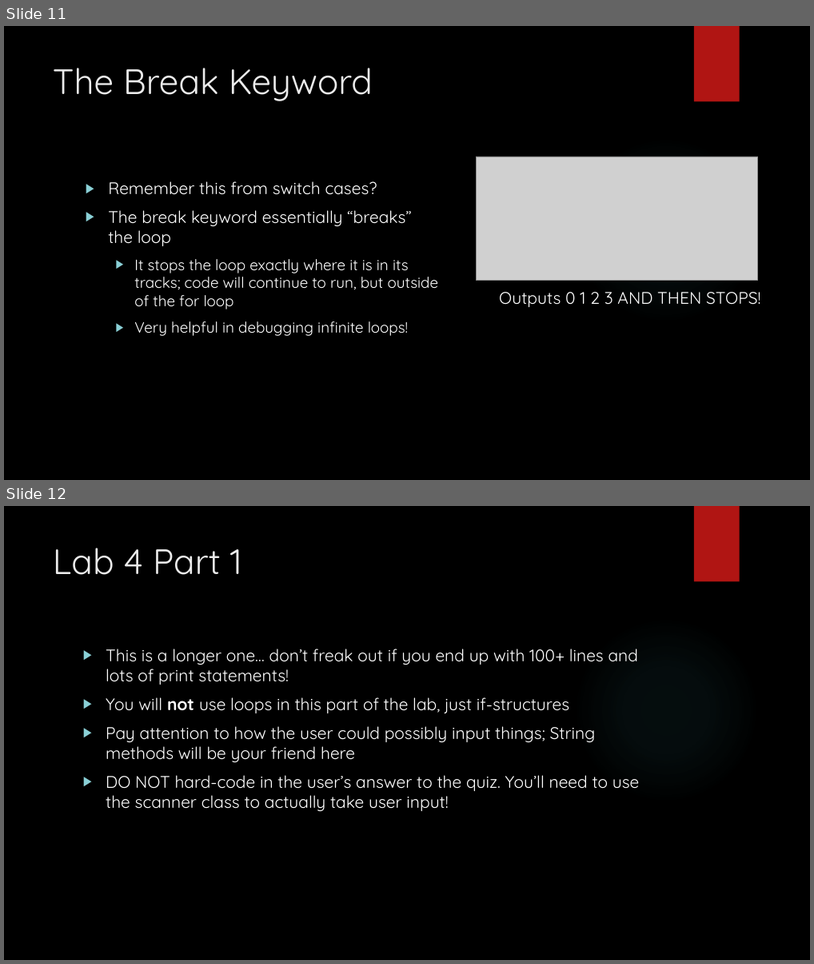
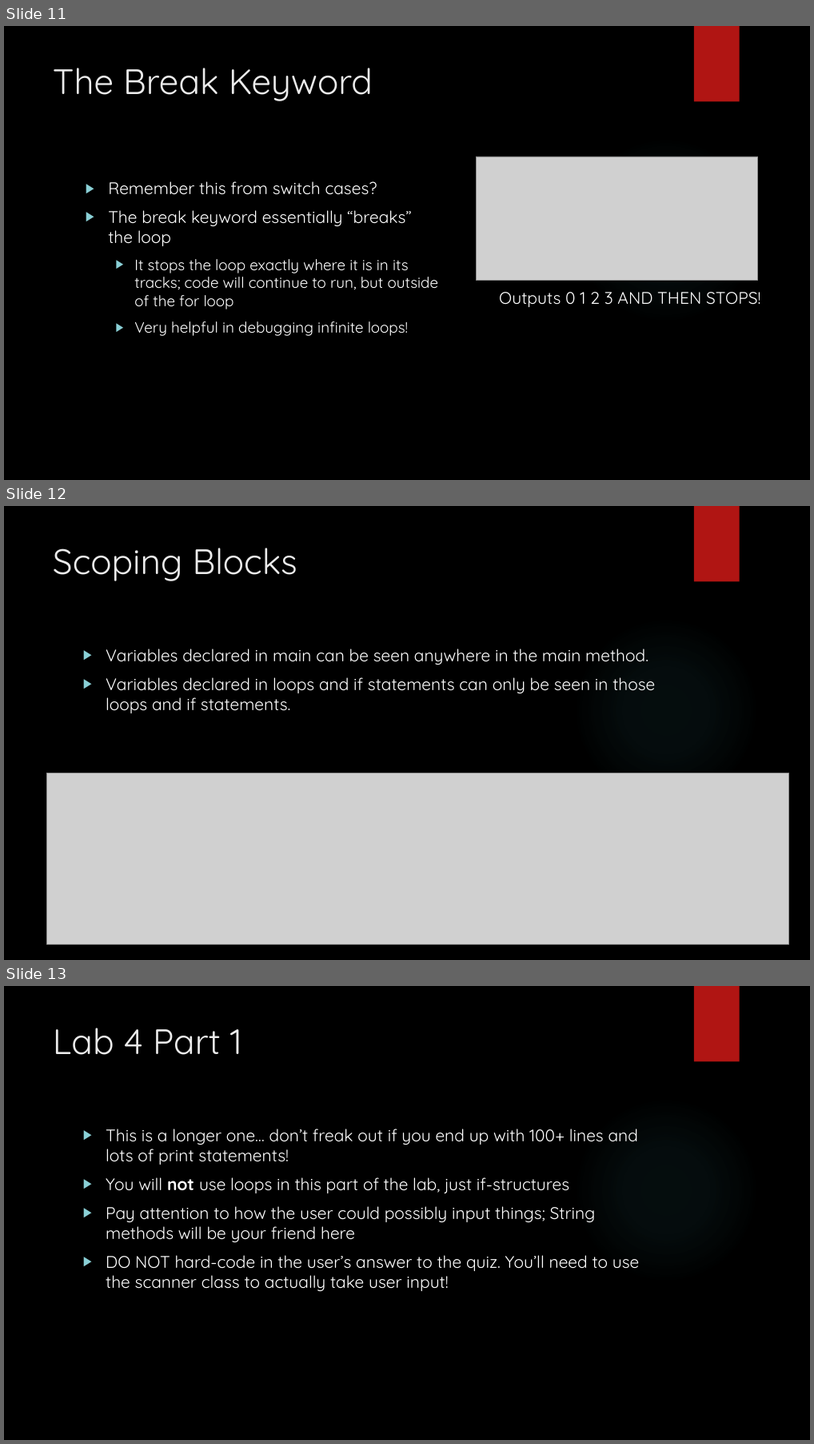
Before and after one commit to michaelbartlett17/cs7-recs, a slide deck: Slides/1007Recitation.pptx. Shown one above the other, each under a label of ours: slides 11 and 12 before the commit, slides 11, 12 and 13 after it. The pictures are 814x964 and 814x1444 pixels, drawn with LibreOffice and Linux fonts; fonts in the diff are those of the drawing; grey boxes stand for pictures; background and template pictures are left out. Boxes give left, top, right and bottom in pixels: in the first picture for what was removed or moved away, otherwise in the second. Text is boxed around its words. In the diff, an @@ line names an element or a change of style, - is before the commit and + after.

```diff
--- a/Slides/1007Recitation.pptx
+++ b/Slides/1007Recitation.pptx
@@ slide 12 added at (x1=4, y1=506, x2=810, y2=960), background picture (left out); not listed: 2 template elements that a slide beside it also shows @@
@@ title added at (x1=53, y1=548, x2=298, y2=581), 42 pt, text #EBEBEB @@
+Scoping Blocks
@@ text added at (x1=106, y1=648, x2=655, y2=713), 20 pt, text #FFFFFF @@
+▶ Variables declared in main can be seen anywhere in the main method.
+▶ Variables declared in loops and if statements can only be seen in those loops and if statements.
@@ picture added at (x1=47, y1=773, x2=790, y2=944) @@
@@ what was slide 12 is now slide 13 @@
```
Also in this commit, not shown: 1 slide changed, 2 other files.
